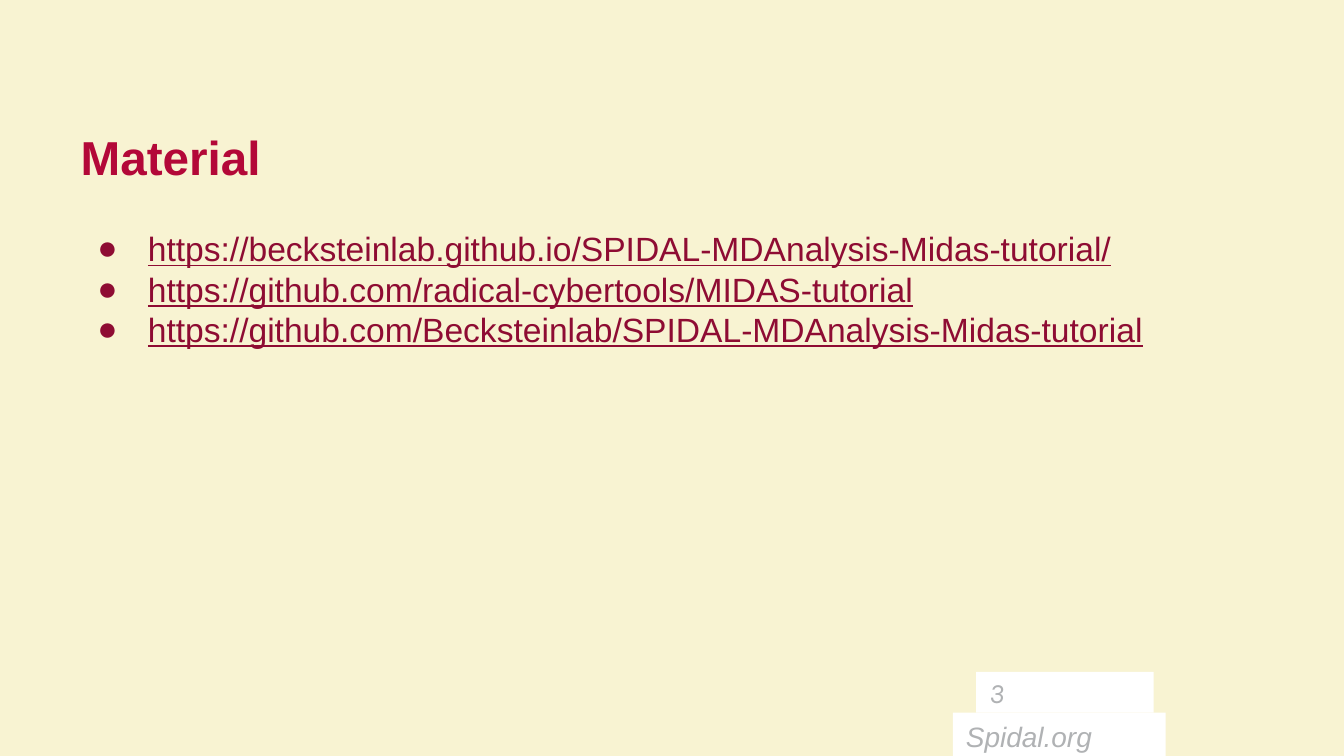
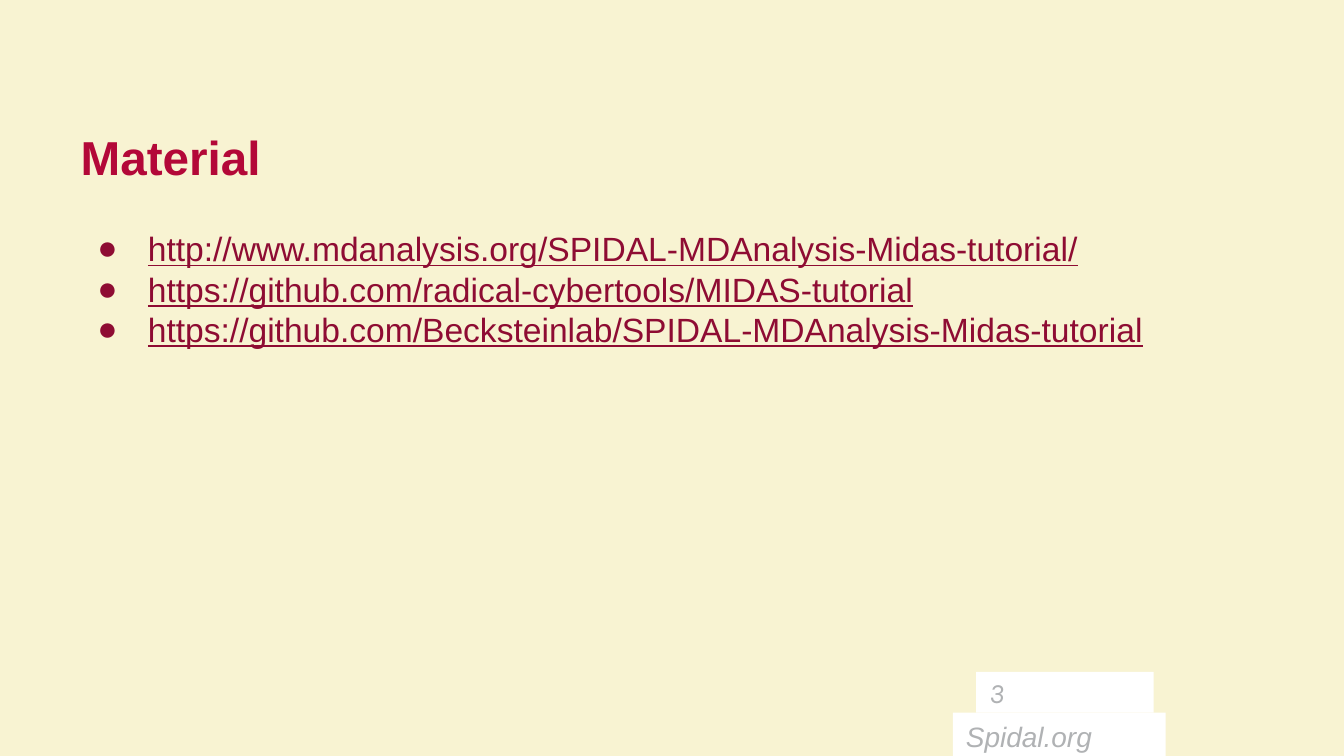
Before and after one commit to radical-cybertools/BioSimTutorial, a slide deck: slide 3 of Slides/MIDAS-BioSim-Tutorial.pptx. Drawn at 1344x756 pixels with LibreOffice and Linux fonts; fonts in the diff are those of the drawing; background and template pictures are left out. Boxes give left, top, right and bottom in pixels: in the first picture for what was removed or moved away, otherwise in the second. Text is boxed around its words. In the diff, an @@ line names an element or a change of style, - is before the commit and + after.

```diff
--- a/Slides/MIDAS-BioSim-Tutorial.pptx
+++ b/Slides/MIDAS-BioSim-Tutorial.pptx
@@ text at (148, 236, 1077, 267): text changed @@
-● https://becksteinlab.github.io/SPIDAL-MDAnalysis-Midas-tutorial/
+● http://www.mdanalysis.org/SPIDAL-MDAnalysis-Midas-tutorial/
```
Also in this commit, not shown: 2 other files.
